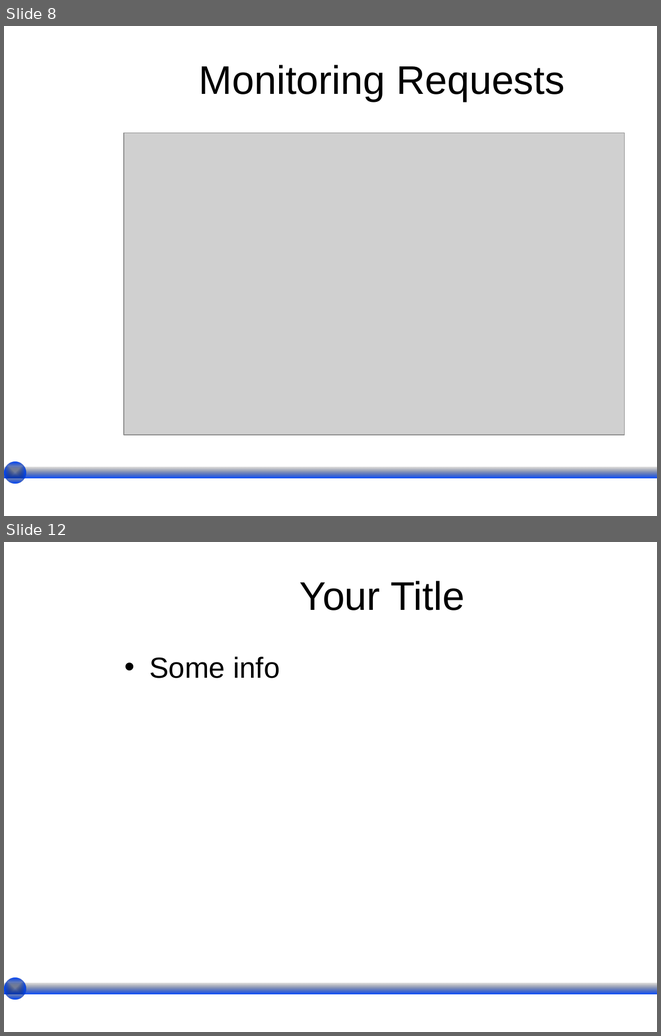
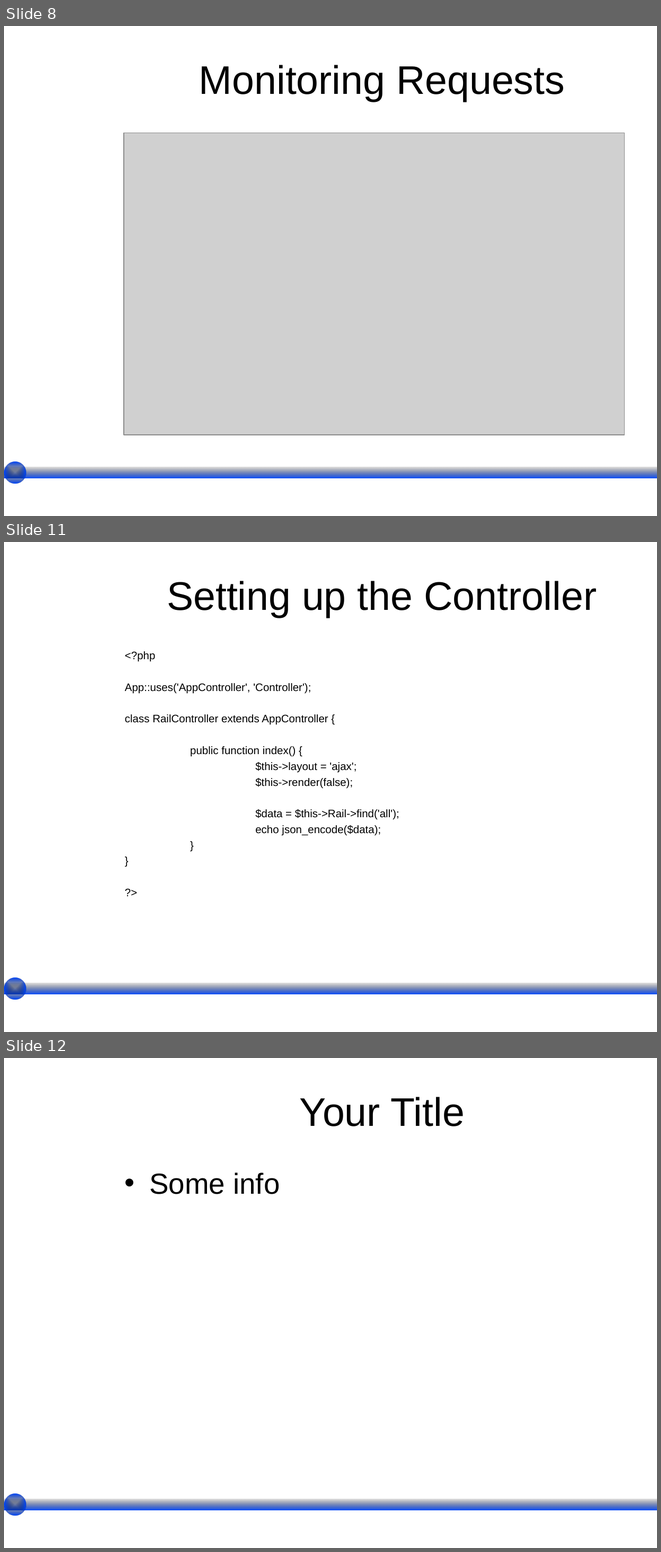
Before and after one commit to wesreisz/cis411-lightningTalks, a slide deck: GuyJeremyStitt.ppt. Shown one above the other, each under a label of ours: slides 8 and 12 before the commit, slides 8, 11 and 12 after it; the slides between them are not shown. The pictures are 661x1036 and 661x1552 pixels, drawn with LibreOffice and Linux fonts; fonts in the diff are those of the drawing; grey boxes stand for pictures; background and template pictures are left out. Boxes give left, top, right and bottom in pixels: in the first picture for what was removed or moved away, otherwise in the second. Text is boxed around its words. In the diff, an @@ line names an element or a change of style, - is before the commit and + after.

```diff
--- a/GuyJeremyStitt.ppt
+++ b/GuyJeremyStitt.ppt
@@ slide 11 added at [4, 542, 657, 1032], background picture (left out) @@
@@ title added at [167, 581, 597, 617], 44 pt, text #000000 @@
+Setting up the Controller
@@ text added at [125, 651, 399, 836], 12 pt, text #000000 @@
+<?php
+App::uses('AppController', 'Controller');
+class RailController extends AppController {
+public function index() {
+$this->layout = 'ajax';
+$this->render(false);
+$data = $this->Rail->find('all');
+echo json_encode($data);
+}
+}
+?>
@@ rectangle added at [4, 983, 657, 994], fill gradient #000000 to #0047FF @@
@@ ellipse added at [4, 978, 26, 999], fill gradient #000000 to #0047FF @@
```
Also in this commit, not shown: 2 other slides added, 3 slides removed.
